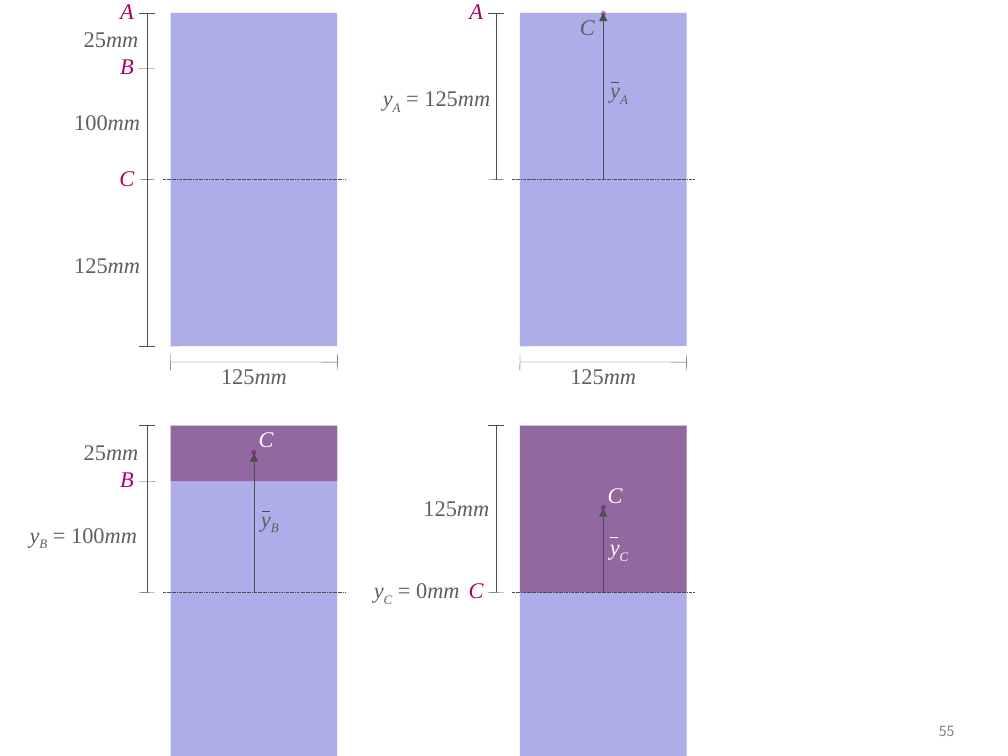
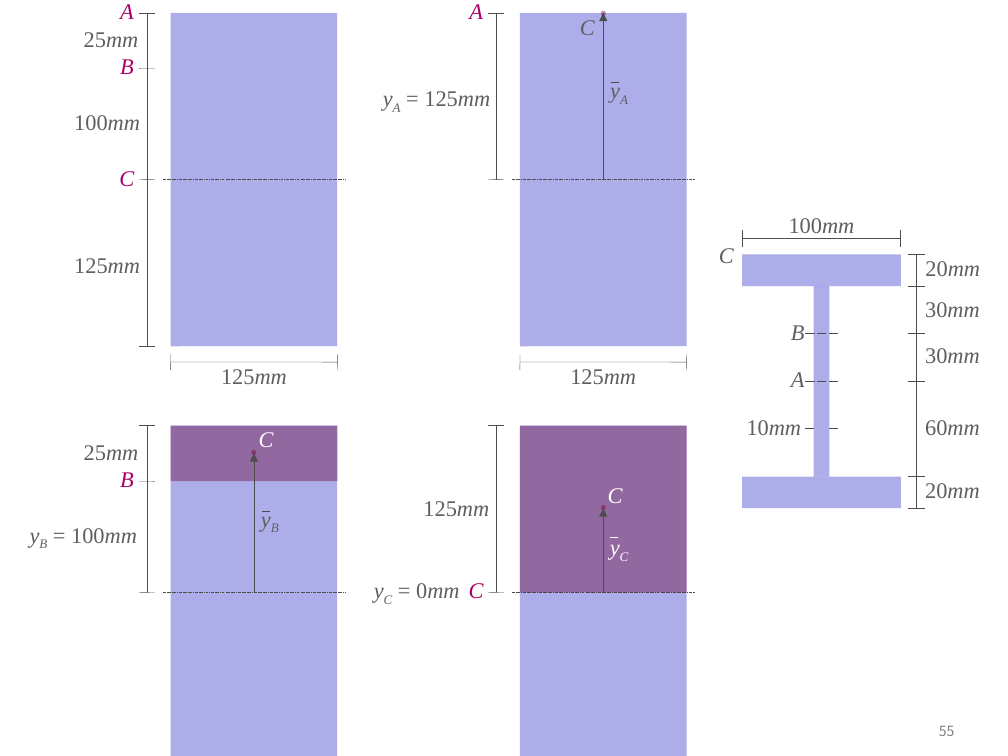
Before and after one commit to ironbell87/structural_mechanics_II, a slide deck: slide 55 of figures.pptx. Drawn at 1008x756 pixels with LibreOffice and Linux fonts; fonts in the diff are those of the drawing. Boxes give left, top, right and bottom in pixels: in the first picture for what was removed or moved away, otherwise in the second. Text is boxed around its words. In the diff, an @@ line names an element or a change of style, - is before the commit and + after.

```diff
--- a/figures.pptx
+++ b/figures.pptx
@@ group added at <box>719,218,980,508</box>: 14 lines, 10 texts, 3 rectangles @@
+100mm
+20mm
+60mm
+A
+B
+C
+30mm
+20mm
+10mm
+30mm
```
Also in this commit, not shown: 3 other slides changed, 8 slides added, 1 slide removed, 57 other files.
